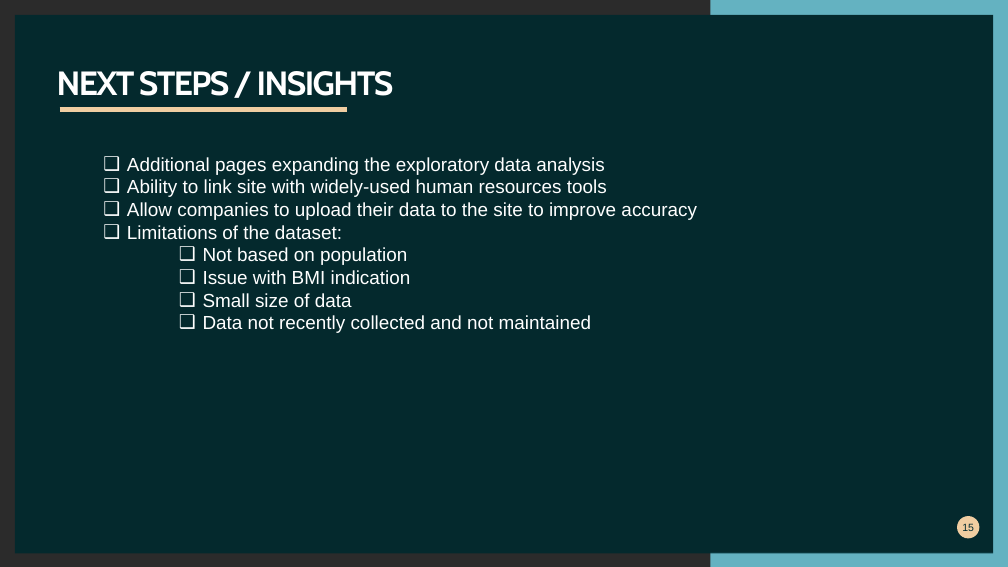
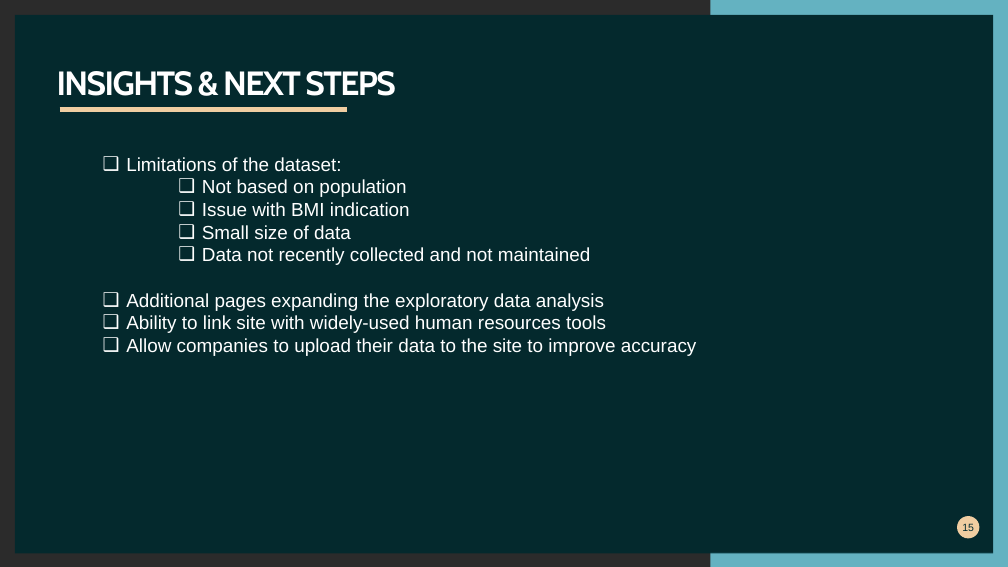
Before and after one commit to khutula/Medical-Insurance-Costs, a slide deck: slide 15 of documents/Medical Insurance Cost.pptx. Drawn at 1008x567 pixels with LibreOffice and Linux fonts; fonts in the diff are those of the drawing; background and template pictures are left out; a plain dark background stands for a picture behind light text. Boxes give left, top, right and bottom in pixels: in the first picture for what was removed or moved away, otherwise in the second. Text is boxed around its words. In the diff, an @@ line names an element or a change of style, - is before the commit and + after.

Commit message:
ppt updates

```diff
--- a/documents/Medical Insurance Cost.pptx
+++ b/documents/Medical Insurance Cost.pptx
@@ title at (x1=57, y1=71, x2=395, y2=96): text changed @@
-NEXT STEPS / INSIGHTS
+INSIGHTS & NEXT STEPS
@@ text at (x1=127, y1=157, x2=697, y2=220): paragraphs removed @@
-❑ Additional pages expanding the exploratory data analysis
-❑ Ability to link site with widely-used human resources tools
-❑ Allow companies to upload their data to the site to improve accuracy
@@ text at (x1=126, y1=293, x2=697, y2=356): paragraphs added @@
+❑ Additional pages expanding the exploratory data analysis
+❑ Ability to link site with widely-used human resources tools
+❑ Allow companies to upload their data to the site to improve accuracy
```
Also in this commit, not shown: 7 other slides changed, 2 slides added, 2 slides removed.
